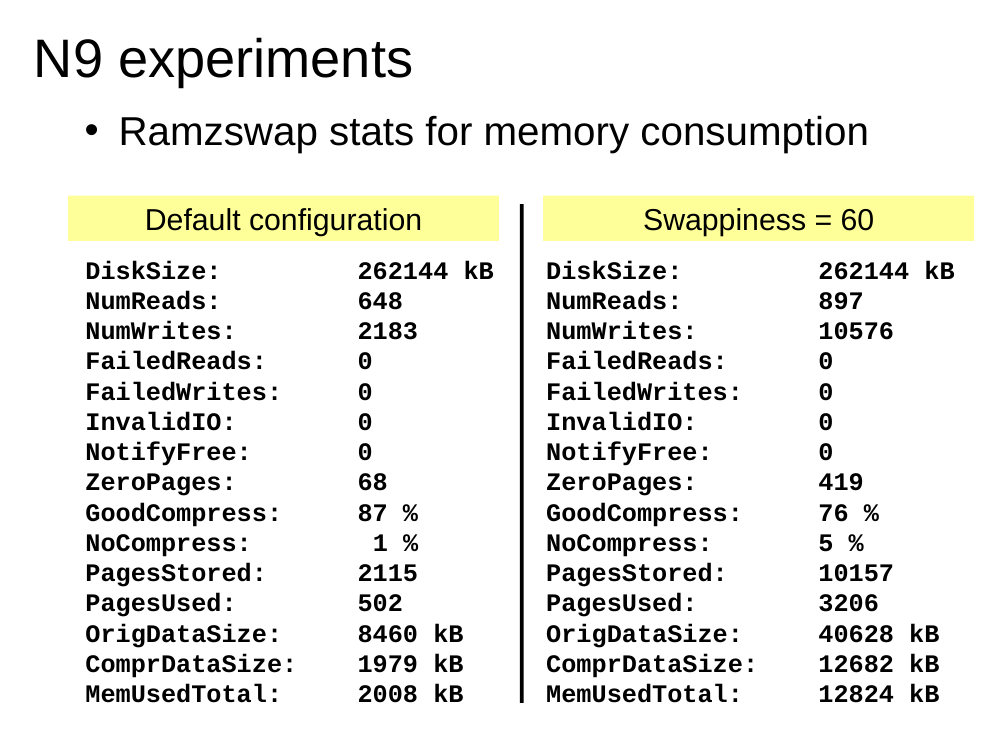
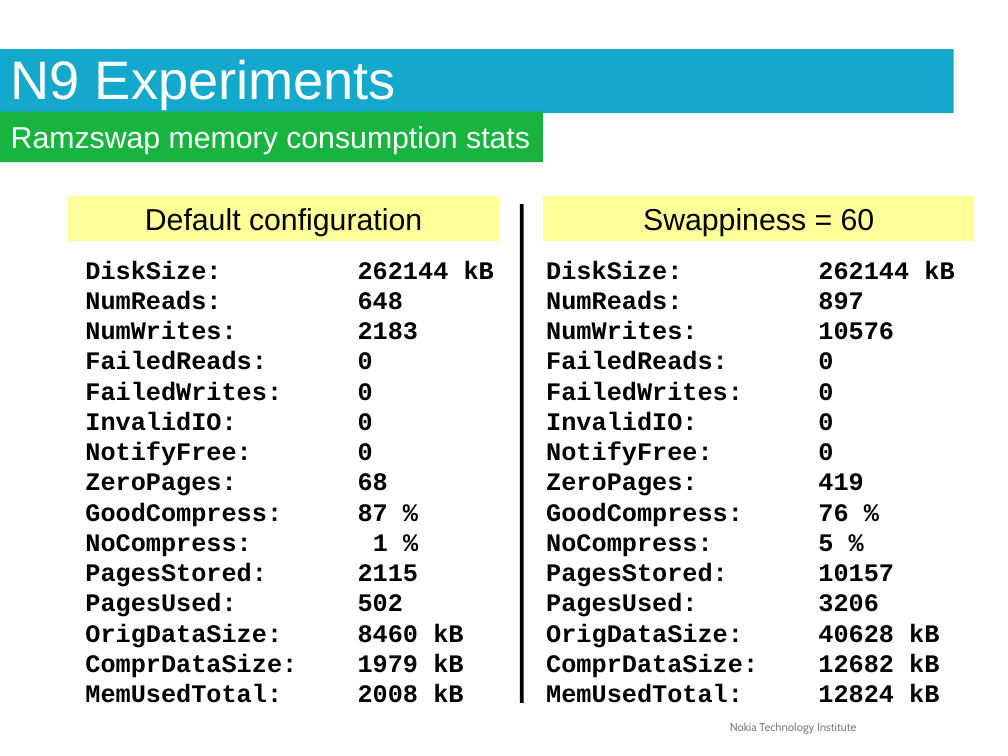
Before and after one commit to briglia/LinuxCon2011, a slide deck: slide 19 of linuxcon2011.odp (slide 18 before the commit). Drawn at 1008x756 pixels with LibreOffice and Linux fonts; fonts in the diff are those of the drawing; background and template pictures are left out. Boxes give left, top, right and bottom in pixels: in the first picture for what was removed or moved away, otherwise in the second. Text is boxed around its words. In the diff, an @@ line names an element or a change of style, - is before the commit and + after.

```diff
--- a/linuxcon2011.odp
+++ b/linuxcon2011.odp
@@ title "N9 Experiments" resized from (x1=34, y1=37, x2=413, y2=87) to (x1=0, y1=49, x2=954, y2=113) @@
@@ title "N9 Experiments" at (x1=0, y1=49, x2=954, y2=113): fill none to #14A8CC @@
@@ title at (x1=11, y1=59, x2=396, y2=109): text changed; text colour #000000 to #FFFFFF @@
-N9 experiments
+N9 Experiments
@@ rectangle added at (x1=0, y1=112, x2=543, y2=162), fill #17B53F, 24 pt, text #FFFFFF @@
+Ramzswap memory consumption stats
@@ text removed at (x1=119, y1=115, x2=869, y2=153) @@
-• Ramzswap stats for memory consumption
@@ text added at (x1=730, y1=722, x2=856, y2=734), 9 pt, text #7F7F7F @@
+Nokia Technology Institute
```
Also in this commit, not shown: 30 other slides changed, 1 slide added.
